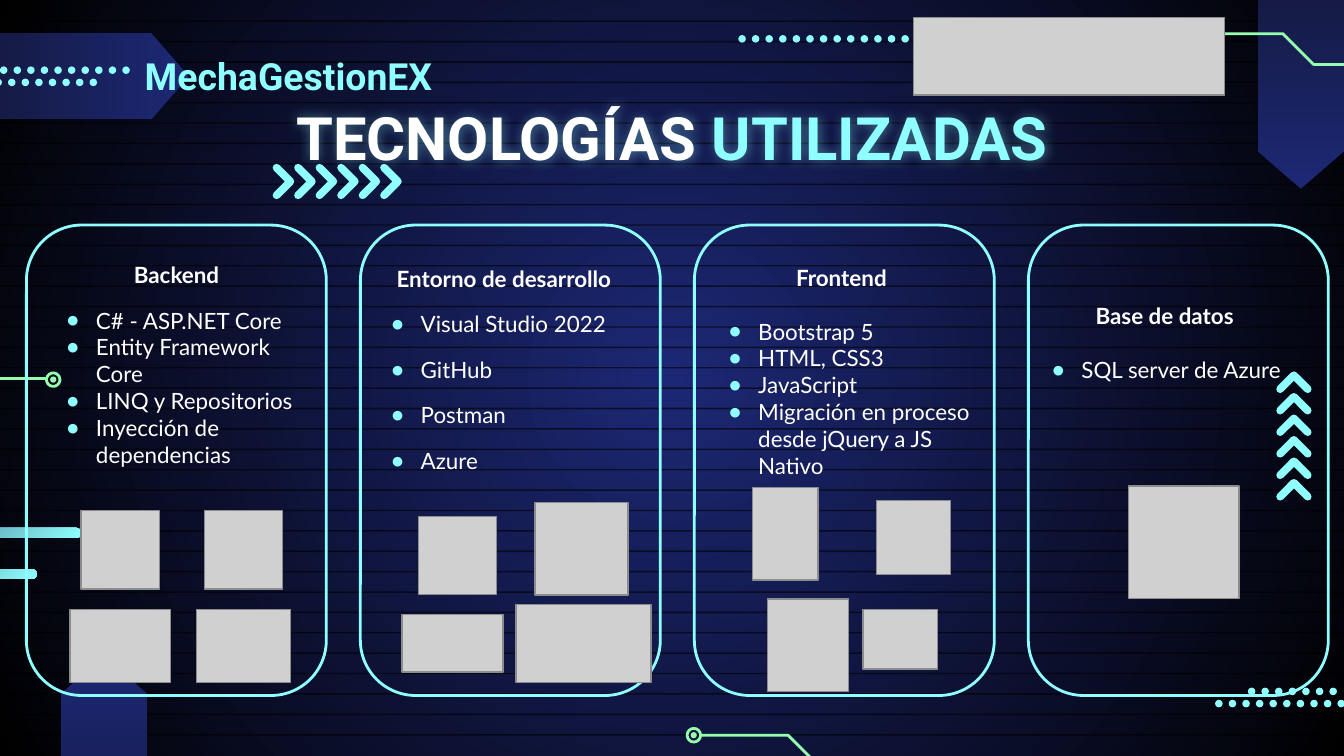
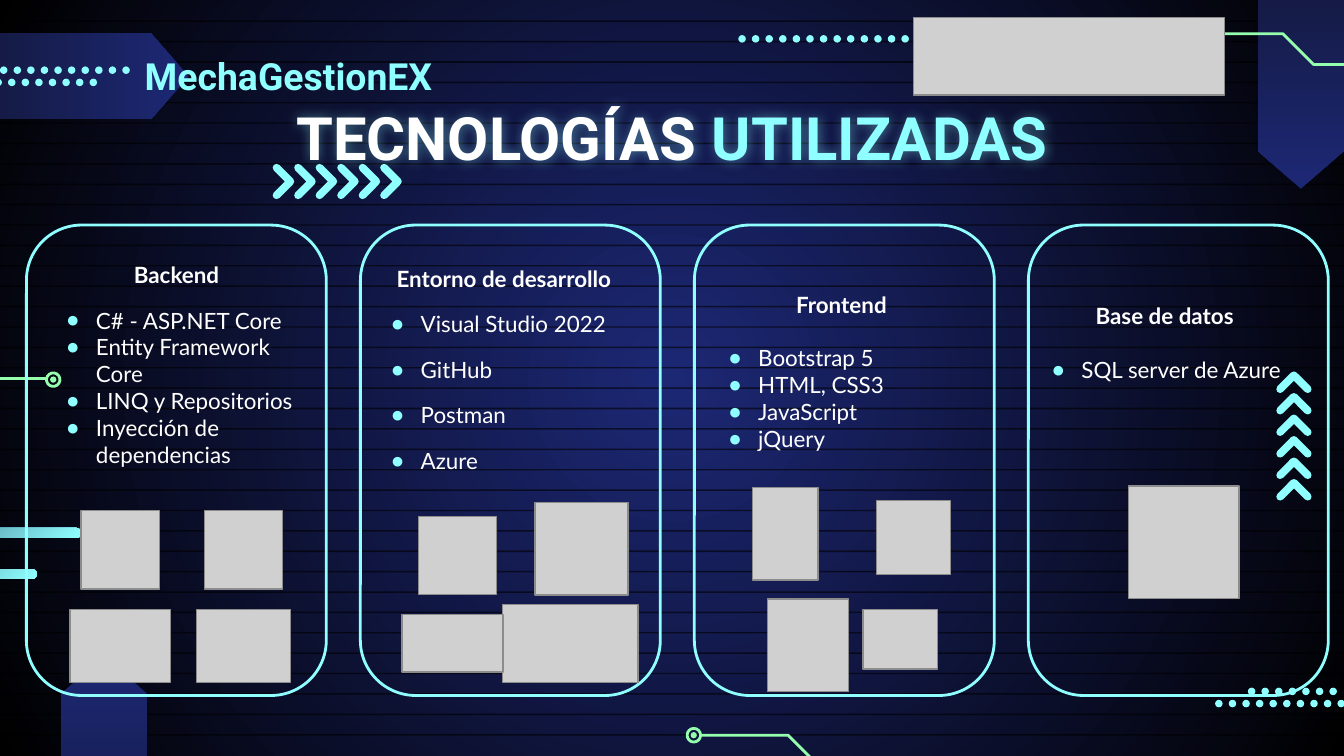
Before and after one commit to Sythrex/Capstone_grupo_4, a slide deck: slide 14 of Fase 3/Evidencias grupales/Presentacion Final del proyecto (Espanol).pptx. Drawn at 1344x756 pixels with LibreOffice and Linux fonts; fonts in the diff are those of the drawing; grey boxes stand for pictures. Boxes give left, top, right and bottom in pixels: in the first picture for what was removed or moved away, otherwise in the second. Text is boxed around its words. In the diff, an @@ line names an element or a change of style, - is before the commit and + after.

```diff
--- a/Fase 3/Evidencias grupales/Presentacion Final del proyecto (Espanol).pptx
+++ b/Fase 3/Evidencias grupales/Presentacion Final del proyecto (Espanol).pptx
@@ text at bbox=[758, 428, 825, 451]: text changed @@
-● Migración en proceso desde jQuery a JS Nativo
+● jQuery
@@ picture: place and size @@
-picture at bbox=[516, 605, 652, 683]
+picture at bbox=[503, 605, 638, 683]
```
Also in this commit, not shown: 2 other slides changed.
